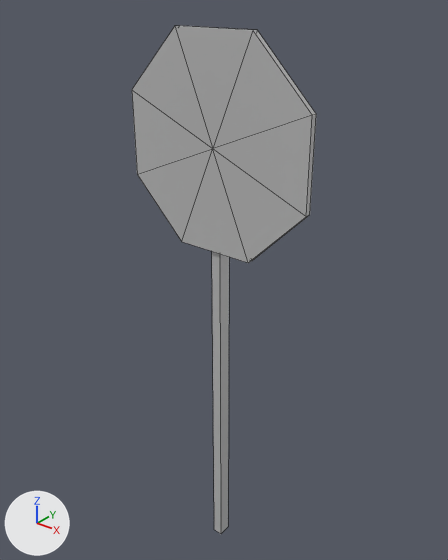
The FBX model WhiteBox_Temp/Assets/Models/Stop_Sign.fbx: old version first, new version second.
The view is the same before and after, from a 50 mm lens placed at (0.01204, -0.01486, 0.02131), pointed at (-0.00033, 0.00061, 0.01172). Arrows for +X, +Y and +Z are at lower left; the lights stay in place. Mesh edges are drawn as thin lines. Where no turn or scale is listed for an object, it has been applied to the vertices.

Objects in the first picture: 'Post', 'Sign'.
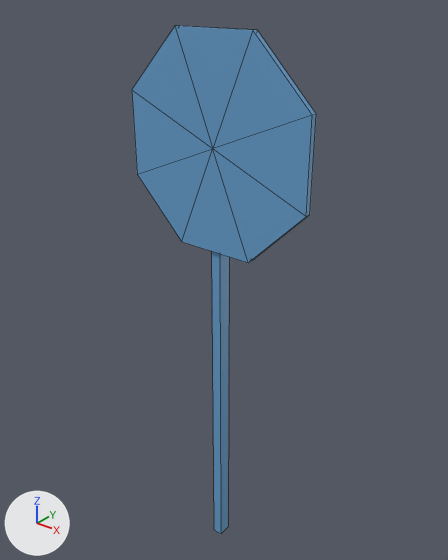
Pixel boxes [x1, y1, x2, y2] of what changed, in the pictures (448 x 560 px):
```json
{"object": "Post", "change": "recoloured", "before": [132, 26, 316, 263], "after": [132, 26, 316, 263], "on screen": "grey to blue"}
{"object": "Sign", "change": "recoloured", "before": [212, 251, 229, 534], "after": [212, 251, 229, 534], "on screen": "grey to blue"}
```

Scene script edits in JSON lines:
```json
{"op": "add", "block": "mat_env_set_02", "code": ["mat_env_set_02 = principled_material('Env_Set_02')", "mat_env_set_02.base_color = (0.134, 0.351, 0.619)  # blue #66a0ce"]}
{"block": "me_mesh", "where": "me_mesh.from_pydata(...)  # 8 vertices, 6 faces; spans x -0.0002..0.0002, y -0.0002..0.0002, z 0.0004..0.0166"}
{"op": "remove", "block": "me_mesh", "code": "me_mesh.materials.append(mat_lambert1)  # grey #bcbcbc"}
{"op": "add", "block": "me_mesh", "code": "me_mesh.materials.append(mat_env_set_02)  # blue #66a0ce"}
{"block": "me_mesh_001", "where": "me_mesh_001.from_pydata(...)  # 18 vertices, 24 faces; spans x -0.00342..0.00342, y -0.00035..-0.00015, z 0.01321..0.02006"}
{"op": "remove", "block": "me_mesh_001", "code": "me_mesh_001.materials.append(mat_lambert1)  # grey #bcbcbc"}
{"op": "add", "block": "me_mesh_001", "code": "me_mesh_001.materials.append(mat_env_set_02)  # blue #66a0ce"}
```
